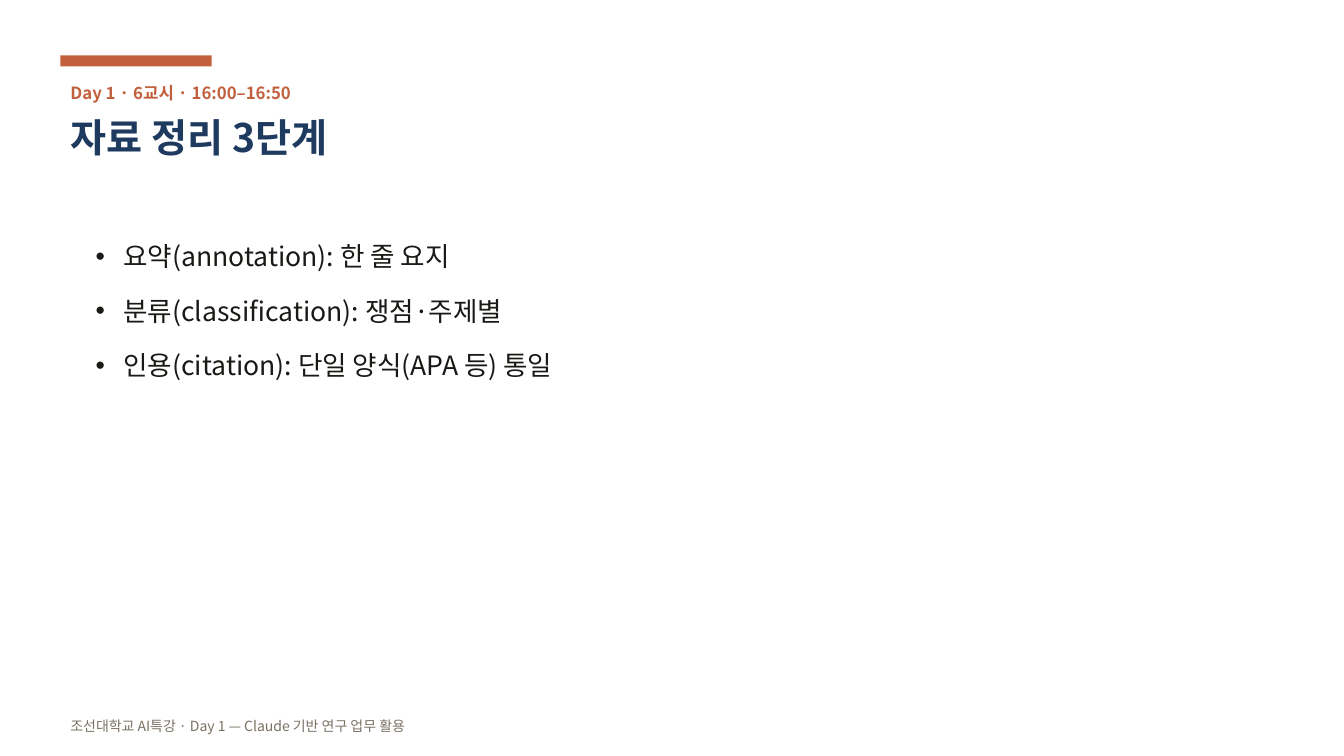
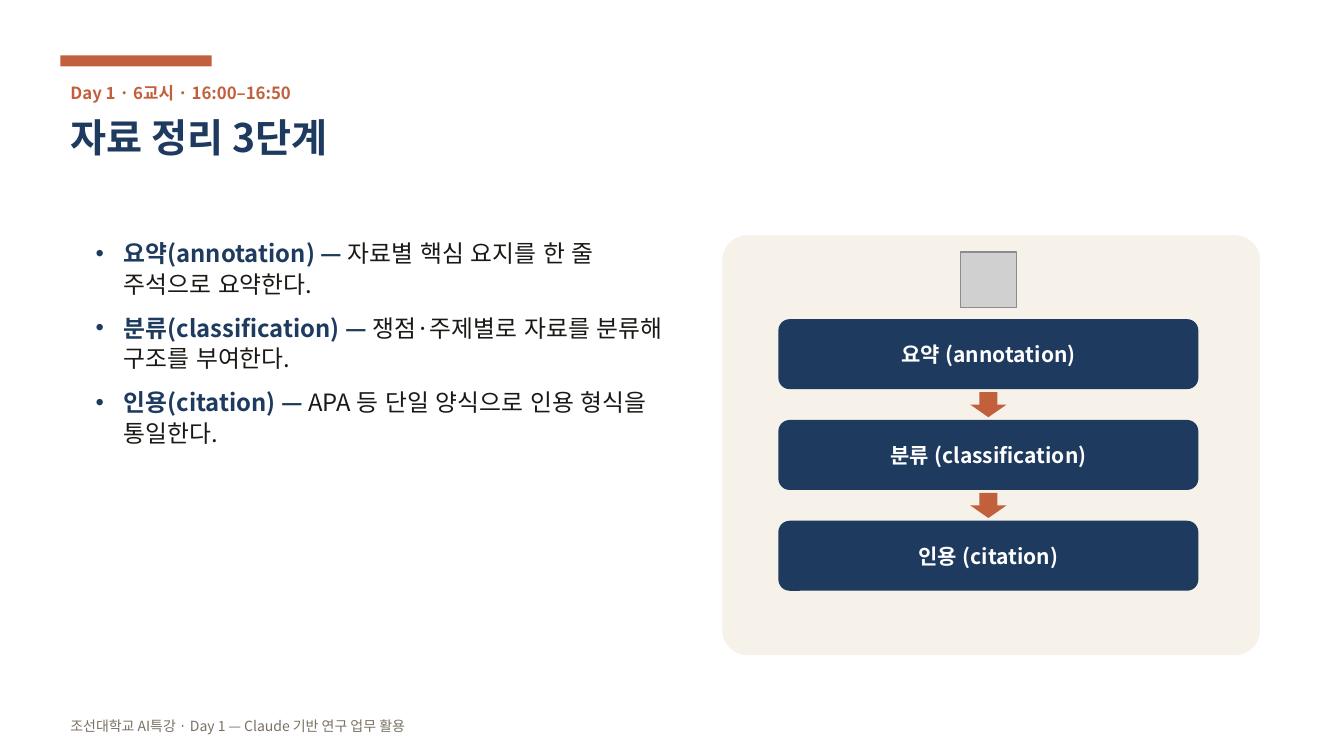
Before and after one commit to aebonlee/chosun, a slide deck: slide 55 of public/ppt/chosun-ai-day1.pptx (slide 45 before the commit). Drawn at 1344x756 pixels with LibreOffice and Linux fonts; fonts in the diff are those of the drawing; grey boxes stand for pictures. Boxes give left, top, right and bottom in pixels: in the first picture for what was removed or moved away, otherwise in the second. Text is boxed around its words. In the diff, an @@ line names an element or a change of style, - is before the commit and + after.

```diff
--- a/public/ppt/chosun-ai-day1.pptx
+++ b/public/ppt/chosun-ai-day1.pptx
@@ rounded rectangle added at <box>723,235,1260,655</box>, fill #F6F2EA @@
@@ text at <box>124,242,663,444</box>: text changed; size 19 to 17 pt @@
-• 요약(annotation): 한 줄 요지
-• 분류(classification): 쟁점·주제별
-• 인용(citation): 단일 양식(APA 등) 통일
+• 요약(annotation) — 자료별 핵심 요지를 한 줄 주석으로 요약한다.
+• 분류(classification) — 쟁점·주제별로 자료를 분류해 구조를 부여한다.
+• 인용(citation) — APA 등 단일 양식으로 인용 형식을 통일한다.
@@ picture added at <box>961,252,1017,309</box> @@
@@ rounded rectangle added at <box>778,320,1199,389</box>, fill #1E3A5F, 15 pt, text #FFFFFF, bold @@
+요약 (annotation)
@@ down arrow added at <box>970,392,1006,417</box>, fill #C2603D @@
@@ rounded rectangle added at <box>778,420,1199,490</box>, fill #1E3A5F, 15 pt, text #FFFFFF, bold @@
+분류 (classification)
@@ down arrow added at <box>970,493,1006,518</box>, fill #C2603D @@
@@ rounded rectangle added at <box>778,521,1199,591</box>, fill #1E3A5F, 15 pt, text #FFFFFF, bold @@
+인용 (citation)
```
Also in this commit, not shown: 53 other slides changed, 58 slides added, 1 other file.
